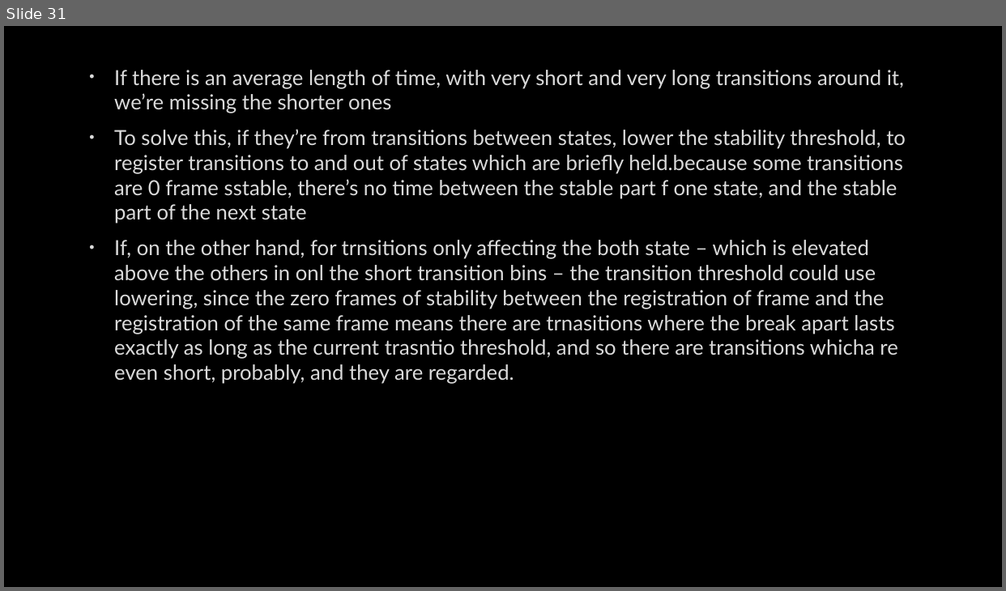
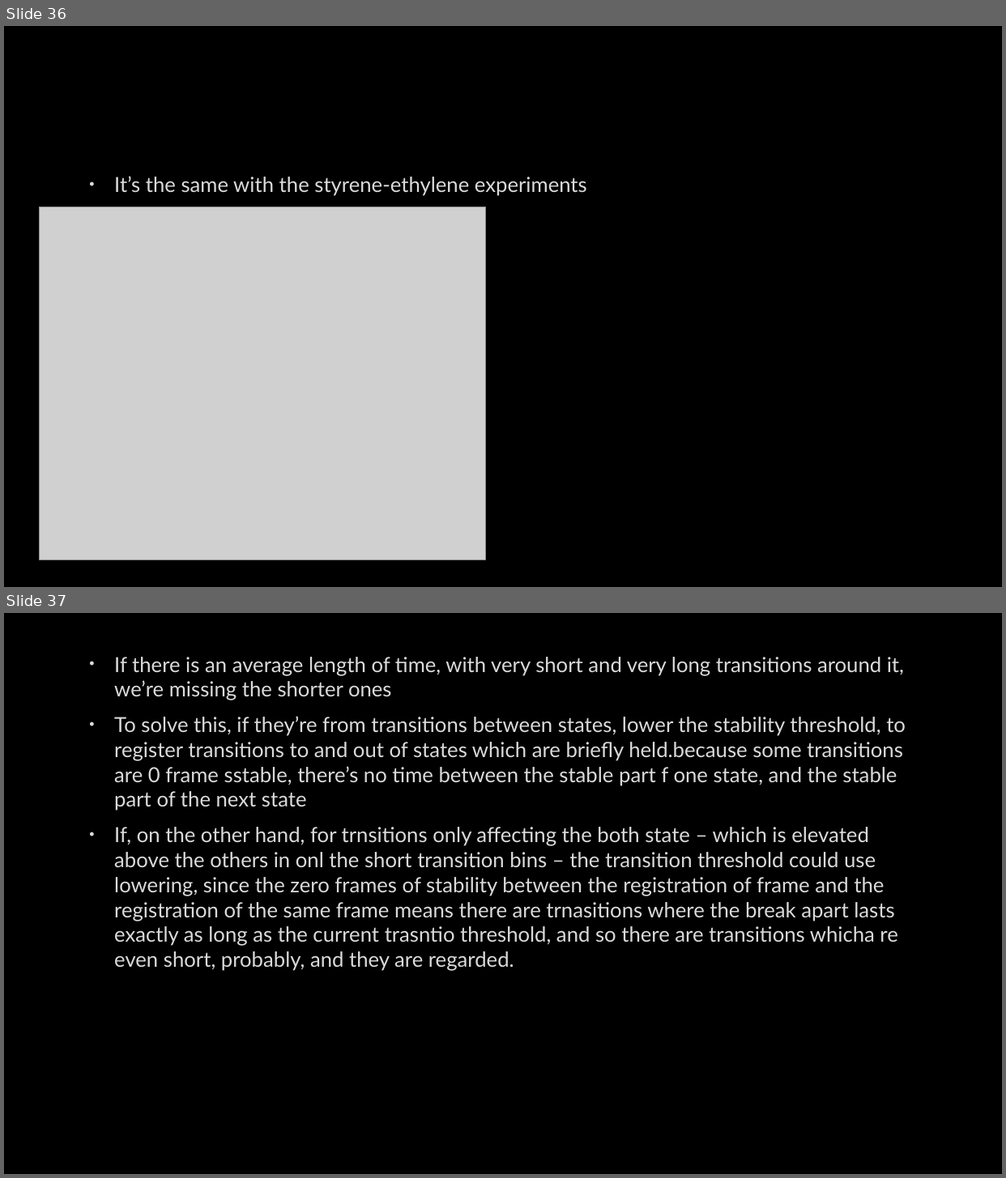
Before and after one commit to TchakamauRa/Soft-Matter, a slide deck: Backup copy.pptx. Shown one above the other, each under a label of ours: slide 31 before the commit, slides 36 and 37 after it. The pictures are 1006x591 and 1006x1178 pixels, drawn with LibreOffice and Linux fonts; fonts in the diff are those of the drawing; grey boxes stand for pictures; background and template pictures are left out. Boxes give left, top, right and bottom in pixels: in the first picture for what was removed or moved away, otherwise in the second. Text is boxed around its words. In the diff, an @@ line names an element or a change of style, - is before the commit and + after.

```diff
--- a/Backup copy.pptx
+++ b/Backup copy.pptx
@@ slide 36 added at [4,26,1002,587], background picture (left out) @@
@@ text added at [114,176,587,196], 20 pt, text #DADADA @@
+• It’s the same with the styrene-ethylene experiments
@@ picture added at [39,207,486,561] @@
@@ what was slide 31 is now slide 37 @@
```
Also in this commit, not shown: 2 slides changed, 5 other slides added, 5 other files.
